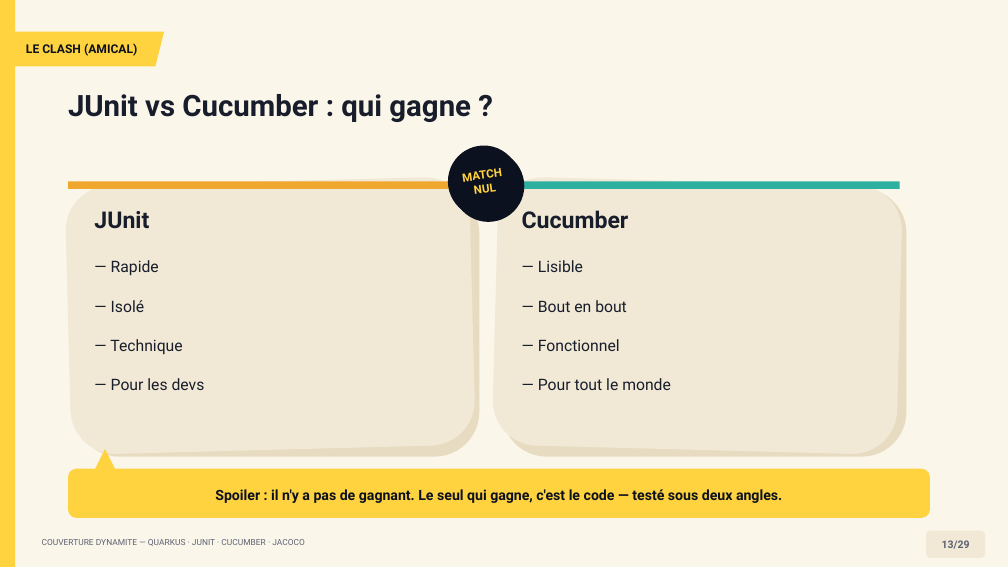
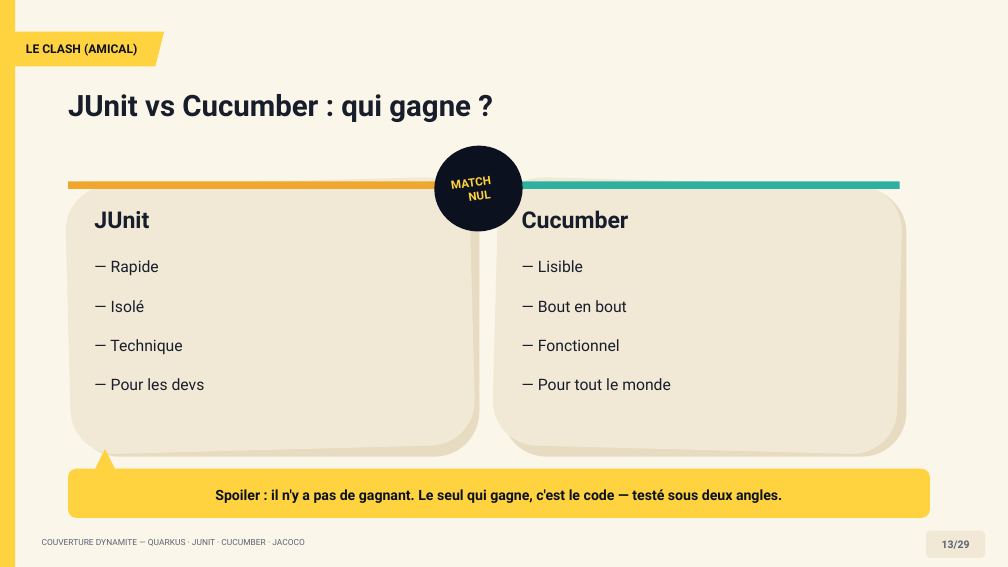
Before and after one commit to sidevconcept/couverture-junit-cucumber-jacoco, a slide deck: slide 13 of presentation/couverture-code-conference-dynamite.pptx. Drawn at 1008x567 pixels with LibreOffice and Linux fonts; fonts in the diff are those of the drawing. Boxes give left, top, right and bottom in pixels: in the first picture for what was removed or moved away, otherwise in the second. Text is boxed around its words. In the diff, an @@ line names an element or a change of style, - is before the commit and + after.

```diff
--- a/presentation/couverture-code-conference-dynamite.pptx
+++ b/presentation/couverture-code-conference-dynamite.pptx
@@ ellipse "MATCH NUL": place and size @@
-ellipse "MATCH NUL" at [443, 141, 524, 222]
+ellipse "MATCH NUL" at [429, 140, 528, 237]
@@ ellipse removed at [453, 150, 525, 222] @@
```
Also in this commit, not shown: 9 other slides changed, 7 other files.
